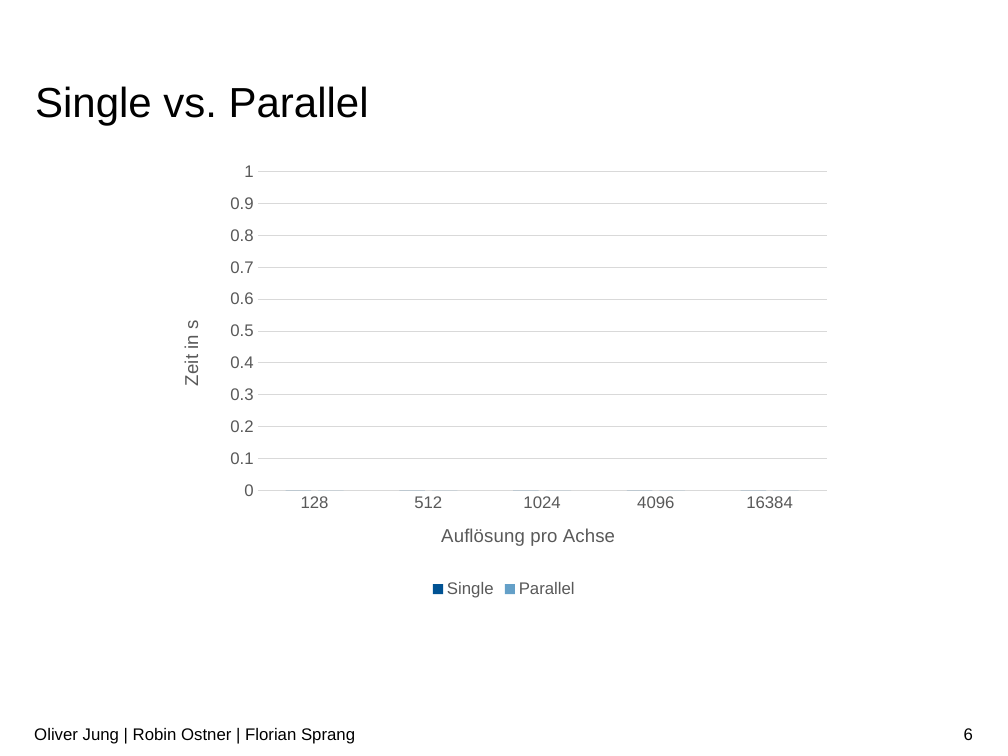
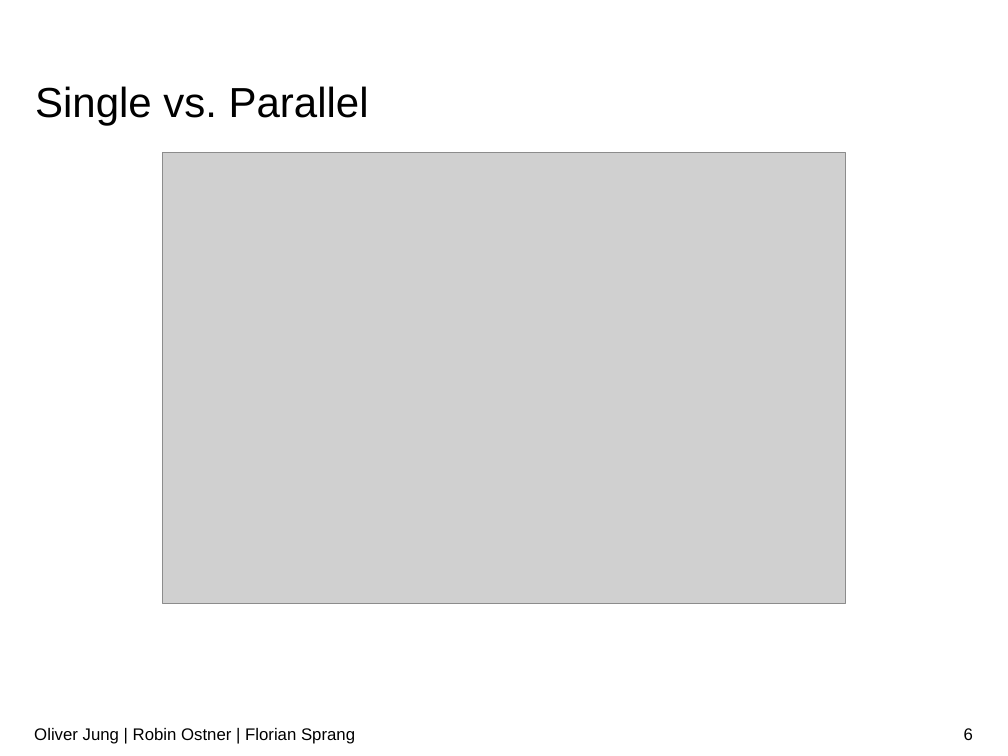
Before and after one commit to RobinOstner/IMGe, a slide deck: slide 6 of DONT TOUCH THIS !!!!!!!!!!!/Abgabe/Präsentation.pptx. Drawn at 1008x756 pixels with LibreOffice and Linux fonts; fonts in the diff are those of the drawing; grey boxes stand for pictures; background and template pictures are left out. Boxes give left, top, right and bottom in pixels: in the first picture for what was removed or moved away, otherwise in the second. Text is boxed around its words. In the diff, an @@ line names an element or a change of style, - is before the commit and + after.

Commit message:
hello world

```diff
--- a/DONT TOUCH THIS !!!!!!!!!!!/Abgabe/Präsentation.pptx
+++ b/DONT TOUCH THIS !!!!!!!!!!!/Abgabe/Präsentation.pptx
@@ picture added at box(162, 153, 845, 604) @@
@@ column chart removed at box(168, 154, 841, 602) @@
-categories: 128, 512, 1024, 4096, 16384
-Single: 0, 0, 0, 0, 0
-Parallel: 0, 0, 0, 0, 0
```
